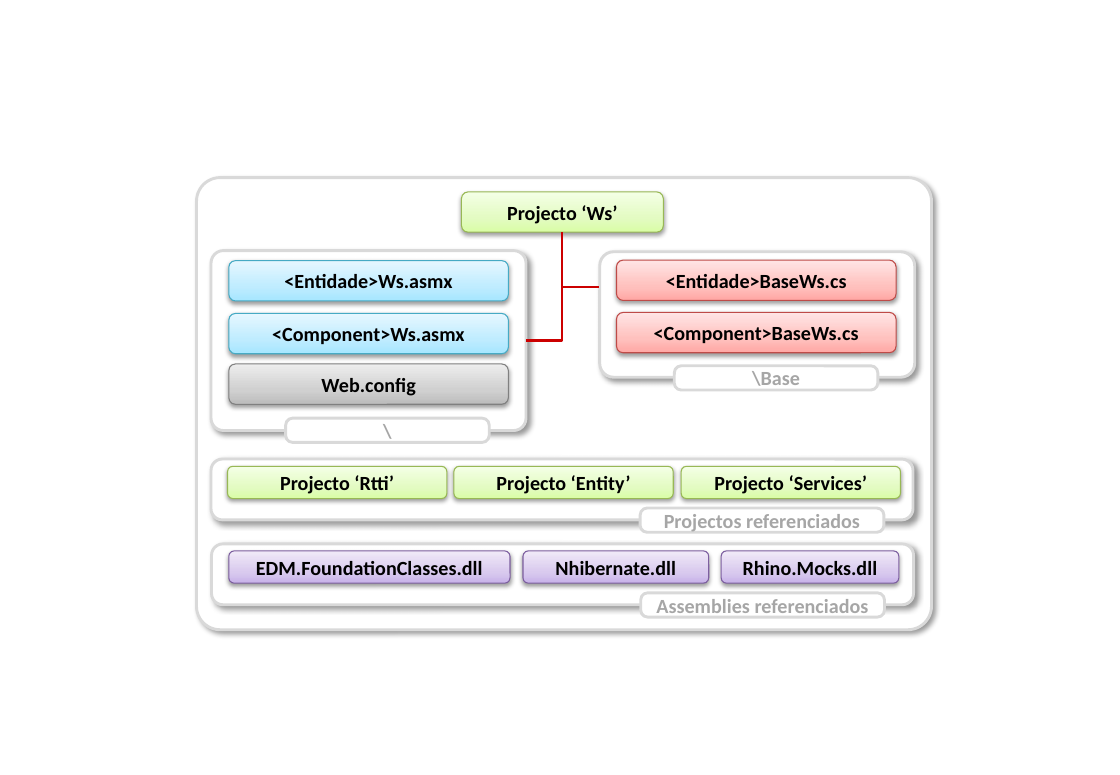
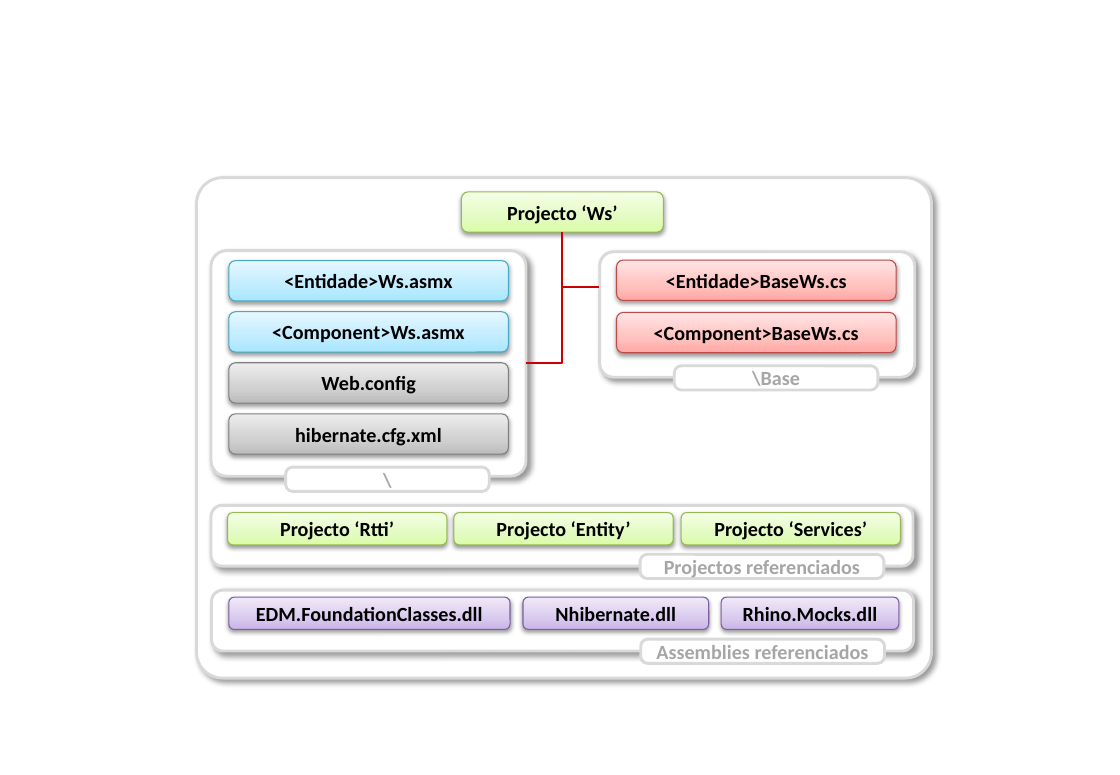
Before and after one commit to Netivski/projectoseminario, a slide deck: slide 7 of Documentação/Report Structures.pptx (slide 6 before the commit). Drawn at 1120x775 pixels with LibreOffice and Linux fonts; fonts in the diff are those of the drawing. Boxes give left, top, right and bottom in pixels: in the first picture for what was removed or moved away, otherwise in the second. Text is boxed around its words. In the diff, an @@ line names an element or a change of style, - is before the commit and + after.

```diff
--- a/Documentação/Report Structures.pptx
+++ b/Documentação/Report Structures.pptx
@@ rounded rectangle: place and size @@
-rounded rectangle at (196,178,932,631)
+rounded rectangle at (196,178,932,678)
@@ elbow line moved from (526, 341) - (563, 233) to (526, 364) - (563, 233) @@
@@ rounded rectangle: place and size @@
-rounded rectangle at (211,251,526,431)
+rounded rectangle at (211,251,526,477)
@@ rounded rectangle added at (229,415,508,455), fill gradient #BDBDBD to #D1D1D1 to #EEEEEE, outline #808080 0.75 pt, 14 pt, text #000000, bold @@
+hibernate.cfg.xml
@@ rounded rectangle "\": place and size @@
-rounded rectangle "\" at (285,419,489,443)
+rounded rectangle "\" at (285,467,489,491)
@@ 10 rounded rectangles: place and size @@
-10 rounded rectangles at (211,459,914,617)
+10 rounded rectangles at (211,506,914,664)
```
Also in this commit, not shown: 1 other slide changed, 2 slides added, 1 slide removed, 1 other file.
